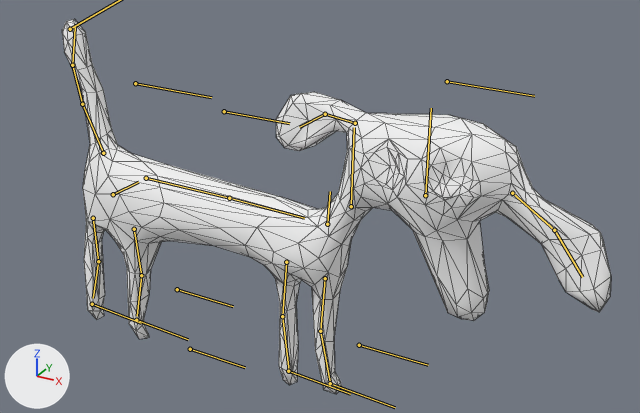
Two versions of the glTF model static/models/characters/zoa.glb, one commit apart.
Both versions are drawn from a 50 mm lens placed at (6.42, -8.72, 7.09), pointed at (1.53, 0.17, 2.64). Arrows for +X, +Y and +Z are at lower left; the lights stay in place. The bones that bend it are drawn over the model as lines. Mesh edges are drawn as thin lines.
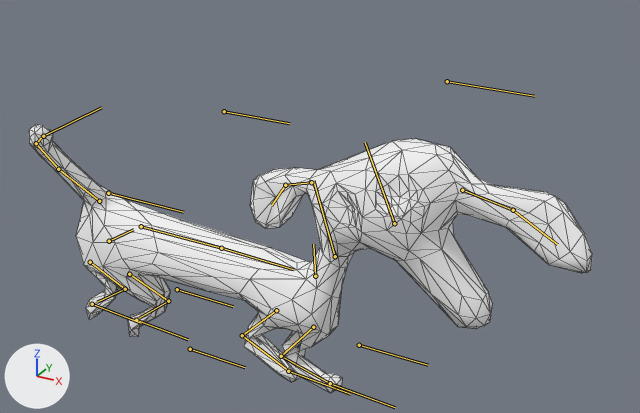
The newer file adds an action. The first version stands in its rest pose; the second is drawn at frame 1 of the action 'Sniff'.

Boxes (x1, y1, x2, y2) around the edits, measured in the pictures (640 x 413 px):
```json
{"object": "Mesh", "change": "posed", "before": [62, 19, 611, 394], "after": [29, 124, 592, 393], "on screen": "28% shorter"}
{"bone": "Butt", "before": "(113, 194) to (138, 182)", "after": "(109, 241) to (133, 229)"}
{"bone": "Neck1", "before": "(327, 224) to (330, 191)", "after": "(315, 276) to (313, 244)"}
{"bone": "Neck2", "before": "(351, 206) to (354, 127)", "after": "(335, 256) to (313, 180)"}
{"bone": "Head", "before": "(425, 195) to (431, 108)", "after": "(394, 223) to (365, 142)"}
{"bone": "FrontLeg.L", "before": "(325, 278) to (320, 331)", "after": "(313, 327) to (281, 356)"}
{"bone": "FrontFoot.L", "before": "(320, 331) to (330, 384)", "after": "(281, 356) to (331, 384)"}
{"bone": "FrontLeg.R", "before": "(286, 262) to (282, 316)", "after": "(276, 310) to (242, 335)"}
{"bone": "FrontFoot.R", "before": "(282, 316) to (289, 371)", "after": "(242, 335) to (289, 371)"}
{"bone": "Tail1", "before": "(103, 153) to (82, 104)", "after": "(99, 201) to (58, 169)"}
{"bone": "Tail2", "before": "(82, 104) to (72, 65)", "after": "(58, 169) to (36, 143)"}
{"bone": "Tail3", "before": "(72, 65) to (75, 27)", "after": "(36, 143) to (43, 135)"}
{"bone": "BackLeg.L", "before": "(134, 229) to (141, 275)", "after": "(129, 274) to (168, 301)"}
{"bone": "BackFoot.L", "before": "(141, 275) to (137, 316)", "after": "(168, 301) to (139, 318)"}
{"bone": "BackLeg.R", "before": "(93, 218) to (98, 261)", "after": "(90, 262) to (125, 289)"}
{"bone": "BackFoot.R", "before": "(98, 261) to (93, 298)", "after": "(125, 289) to (97, 302)"}
```

Edits to the scene script, one JSON object a line:
```json
{"block": "bone_butt", "where": "bone_butt = bpy.data.objects['Armature'].pose.bones['Butt']  # child of 'Control'"}
{"op": "set", "path": "bone_butt.location", "old": "(0.0, 0.0, 0.0)", "new": "(0.0, -0.53, -0.57)"}
{"block": "bone_neck1", "where": "bone_neck1 = bpy.data.objects['Armature'].pose.bones['Neck1']  # child of 'Chest'"}
{"op": "set", "path": "bone_neck1.rotation_quaternion", "old": "(1.0, 0.0, 0.0, 0.0)", "new": "(0.997, 0.074, 0.0, 0.0)", "note": "degrees (0, 0, 0) -> degrees (8, 0, 0)"}
{"block": "bone_neck2", "where": "bone_neck2 = bpy.data.objects['Armature'].pose.bones['Neck2']  # child of 'Neck1'"}
{"op": "set", "path": "bone_neck2.rotation_quaternion", "old": "(1.0, 0.0, 0.0, 0.0)", "new": "(0.996, 0.089, 0.0, 0.0)", "note": "degrees (0, 0, 0) -> degrees (10, 0, 0)"}
{"block": "bone_head", "where": "bone_head = bpy.data.objects['Armature'].pose.bones['Head']  # child of 'Neck2'"}
{"op": "set", "path": "bone_head.rotation_quaternion", "old": "(1.0, 0.0, 0.0, 0.0)", "new": "(0.999, 0.041, -0.02, -0.017)", "note": "degrees (0, 0, 0) -> degrees (5, -2, -2)"}
{"block": "bone_frontleg_l", "where": "bone_frontleg_l = bpy.data.objects['Armature'].pose.bones['FrontLeg.L']  # child of 'Chest'"}
{"op": "set", "path": "bone_frontleg_l.rotation_quaternion", "old": "(1.0, 0.0, 0.0, 0.0)", "new": "(0.953, -0.303, 0.003, 0.002)", "note": "degrees (0, 0, 0) -> degrees (-35, 0, 0)"}
{"block": "bone_frontfoot_l", "where": "bone_frontfoot_l = bpy.data.objects['Armature'].pose.bones['FrontFoot.L']  # child of 'FrontLeg.L'"}
{"op": "set", "path": "bone_frontfoot_l.rotation_quaternion", "old": "(1.0, 0.0, 0.0, 0.0)", "new": "(0.639, 0.77, 0.0, 0.002)", "note": "degrees (0, 0, 0) -> degrees (101, 0, 0)"}
{"block": "bone_frontleg_r", "where": "bone_frontleg_r = bpy.data.objects['Armature'].pose.bones['FrontLeg.R']  # child of 'Chest'"}
{"op": "set", "path": "bone_frontleg_r.rotation_quaternion", "old": "(1.0, 0.0, 0.0, 0.0)", "new": "(0.939, -0.344, 0.019, 0.013)", "note": "degrees (0, 0, 0) -> degrees (-40, 3, 1)"}
{"block": "bone_frontfoot_r", "where": "bone_frontfoot_r = bpy.data.objects['Armature'].pose.bones['FrontFoot.R']  # child of 'FrontLeg.R'"}
{"op": "set", "path": "bone_frontfoot_r.rotation_quaternion", "old": "(1.0, 0.0, 0.0, 0.0)", "new": "(0.628, 0.778, 0.0, 0.002)", "note": "degrees (0, 0, 0) -> degrees (102, 0, 0)"}
{"block": "bone_tail1", "where": "bone_tail1 = bpy.data.objects['Armature'].pose.bones['Tail1']  # child of 'Butt'"}
{"op": "set", "path": "bone_tail1.rotation_quaternion", "old": "(1.0, 0.0, 0.0, 0.0)", "new": "(0.942, 0.176, -0.219, -0.186)", "note": "degrees (0, 0, 0) -> degrees (26, -20, -27)"}
{"block": "bone_tail2", "where": "bone_tail2 = bpy.data.objects['Armature'].pose.bones['Tail2']  # child of 'Tail1'"}
{"op": "set", "path": "bone_tail2.rotation_quaternion", "old": "(1.0, 0.0, 0.0, 0.0)", "new": "(0.975, -0.222, 0.0, -0.001)", "note": "degrees (0, 0, 0) -> degrees (-26, 0, 0)"}
{"block": "bone_tail3", "where": "bone_tail3 = bpy.data.objects['Armature'].pose.bones['Tail3']  # child of 'Tail2'"}
{"op": "set", "path": "bone_tail3.rotation_quaternion", "old": "(1.0, 0.0, 0.0, 0.0)", "new": "(0.952, -0.307, 0.0, -0.001)", "note": "degrees (0, 0, 0) -> degrees (-36, 0, 0)"}
{"block": "bone_backleg_l", "where": "bone_backleg_l = bpy.data.objects['Armature'].pose.bones['BackLeg.L']  # child of 'Butt'"}
{"op": "set", "path": "bone_backleg_l.rotation_quaternion", "old": "(1.0, 0.0, 0.0, 0.0)", "new": "(0.847, 0.531, -0.001, 0.002)", "note": "degrees (0, 0, 0) -> degrees (64, 0, 0)"}
{"block": "bone_backfoot_l", "where": "bone_backfoot_l = bpy.data.objects['Armature'].pose.bones['BackFoot.L']  # child of 'BackLeg.L'"}
{"op": "set", "path": "bone_backfoot_l.rotation_quaternion", "old": "(1.0, 0.0, 0.0, 0.0)", "new": "(0.617, -0.787, 0.0, -0.002)", "note": "degrees (0, 0, 0) -> degrees (-104, 0, 0)"}
{"block": "bone_backleg_r", "where": "bone_backleg_r = bpy.data.objects['Armature'].pose.bones['BackLeg.R']  # child of 'Butt'"}
{"op": "set", "path": "bone_backleg_r.rotation_quaternion", "old": "(1.0, 0.0, 0.0, 0.0)", "new": "(0.842, 0.539, -0.001, 0.002)", "note": "degrees (0, 0, 0) -> degrees (65, 0, 0)"}
{"block": "bone_backfoot_r", "where": "bone_backfoot_r = bpy.data.objects['Armature'].pose.bones['BackFoot.R']  # child of 'BackLeg.R'"}
{"op": "set", "path": "bone_backfoot_r.rotation_quaternion", "old": "(1.0, 0.0, 0.0, 0.0)", "new": "(0.602, -0.799, 0.0, -0.002)", "note": "degrees (0, 0, 0) -> degrees (-106, 0, 0)"}
```
